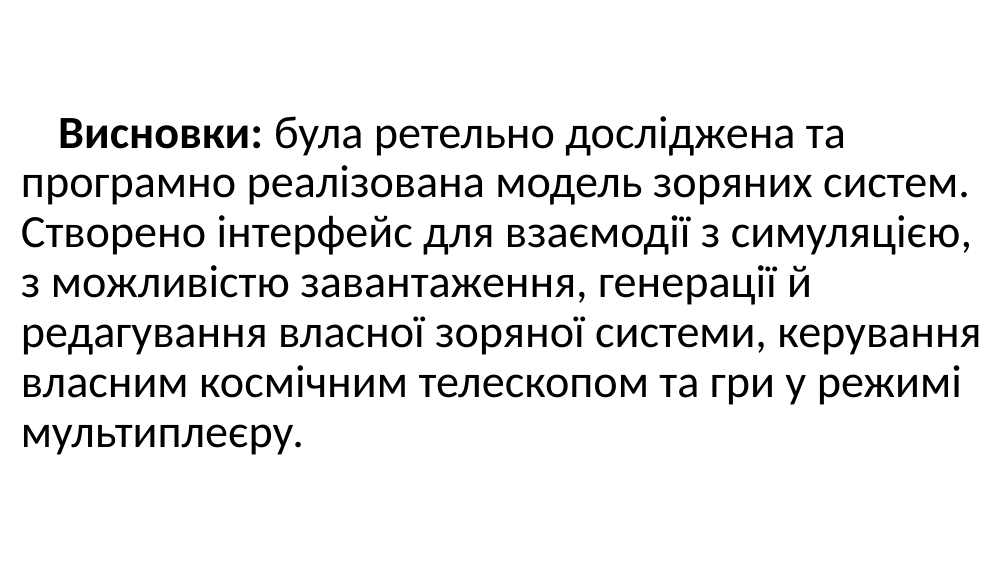
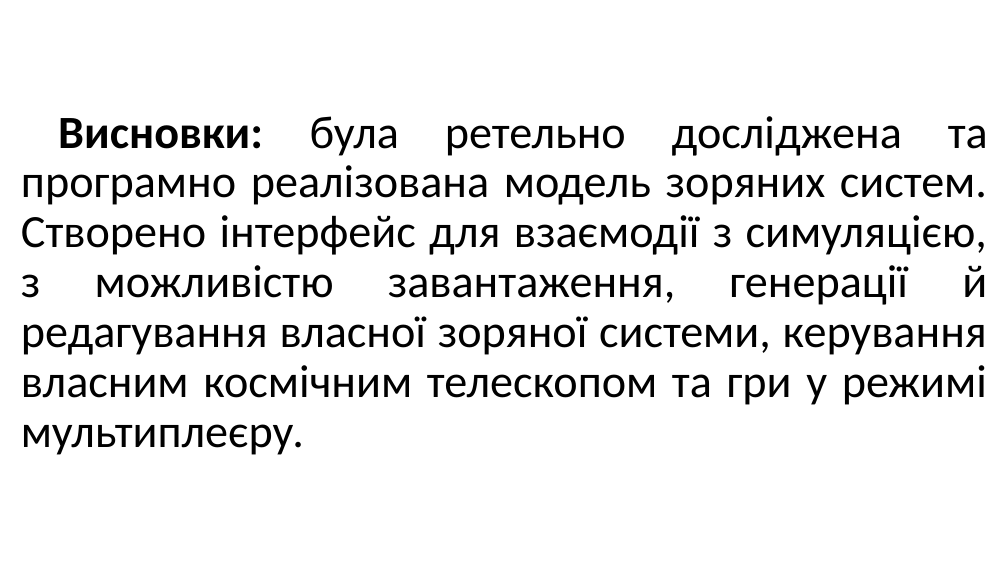
Before and after one commit to maldenol/spacepioneers, a slide deck: slide 17 of МАНУ2020.pptx (slide 16 before the commit). Drawn at 1008x567 pixels with LibreOffice and Linux fonts; fonts in the diff are those of the drawing; background and template pictures are left out. Boxes give left, top, right and bottom in pixels: in the first picture for what was removed or moved away, otherwise in the second. Text is boxed around its words. In the diff, an @@ line names an element or a change of style, - is before the commit and + after.

```diff
--- a/МАНУ2020.pptx
+++ b/МАНУ2020.pptx
@@ title "Висновки: була ретельно досліджена та ..." at <box>21,116,988,455</box>: alignment left to justified @@
```
Also in this commit, not shown: 10 other slides changed, 2 slides added, 1 slide removed, 1 other file.
